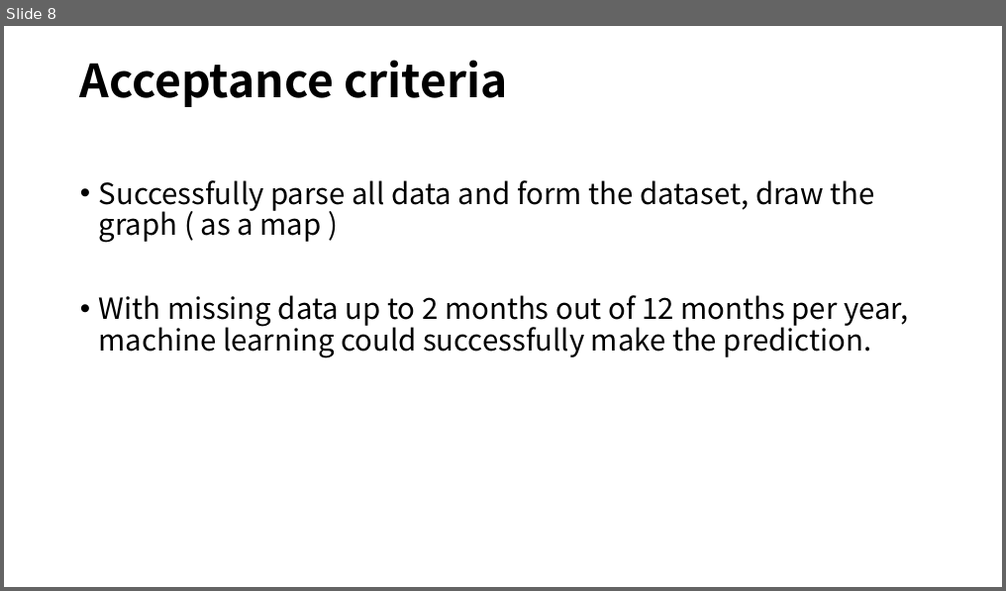
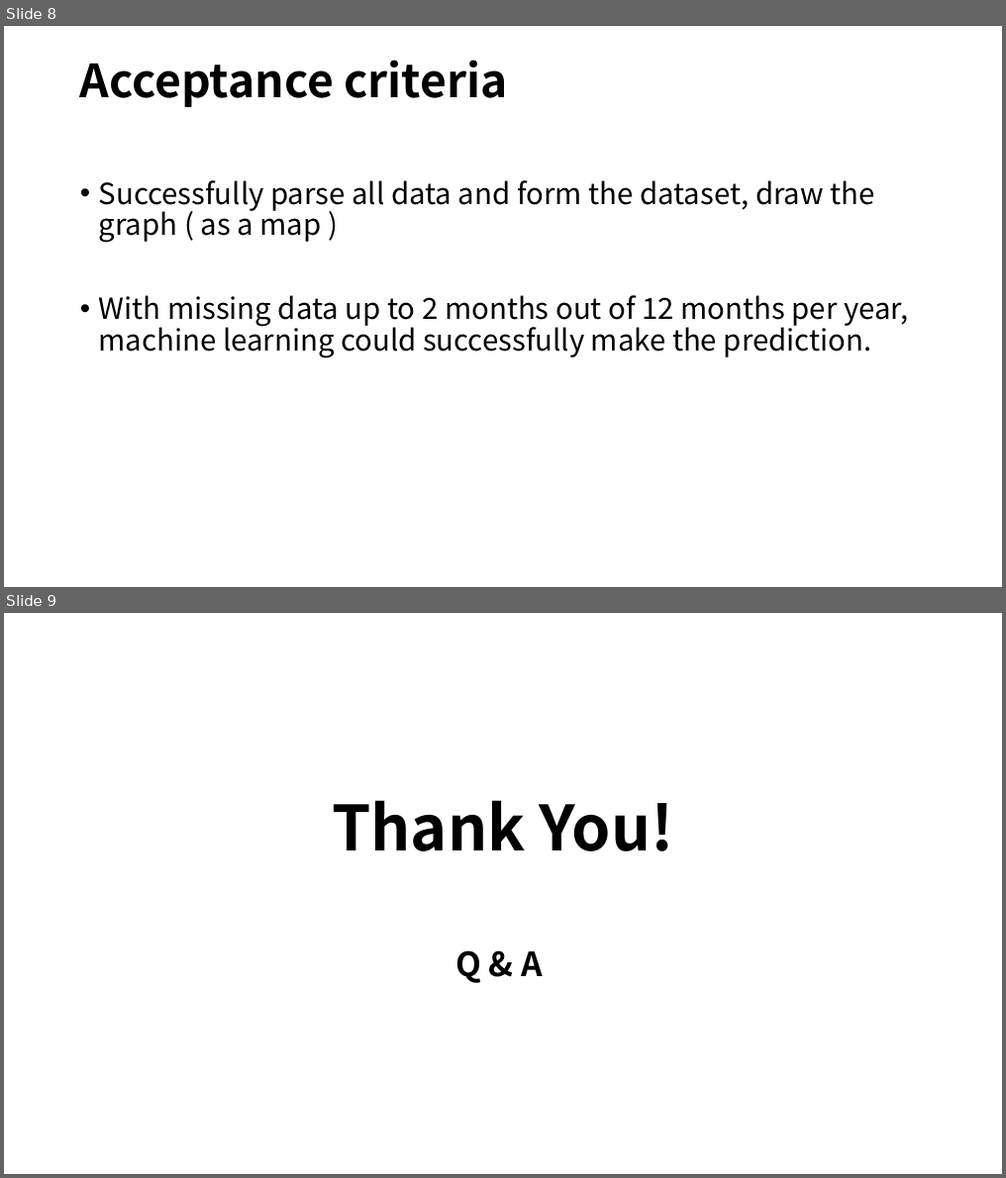
Before and after one commit to zhengtianqi94/Scala_PM2.5_Mapper, a slide deck: Presentation.pptx. Shown one above the other, each under a label of ours: slide 8 before the commit, slides 8 and 9 after it. The pictures are 1006x591 and 1006x1178 pixels, drawn with LibreOffice and Linux fonts; fonts in the diff are those of the drawing; background and template pictures are left out. Boxes give left, top, right and bottom in pixels: in the first picture for what was removed or moved away, otherwise in the second. Text is boxed around its words. In the diff, an @@ line names an element or a change of style, - is before the commit and + after.

```diff
--- a/Presentation.pptx
+++ b/Presentation.pptx
@@ slide 9 added at (4, 613, 1002, 1174), background picture (left out) @@
@@ title added at (332, 800, 674, 852), 60 pt, text #000000, bold @@
+Thank You!
@@ subtitle added at (455, 951, 543, 983), 32 pt, text #000000, bold @@
+Q & A
```
